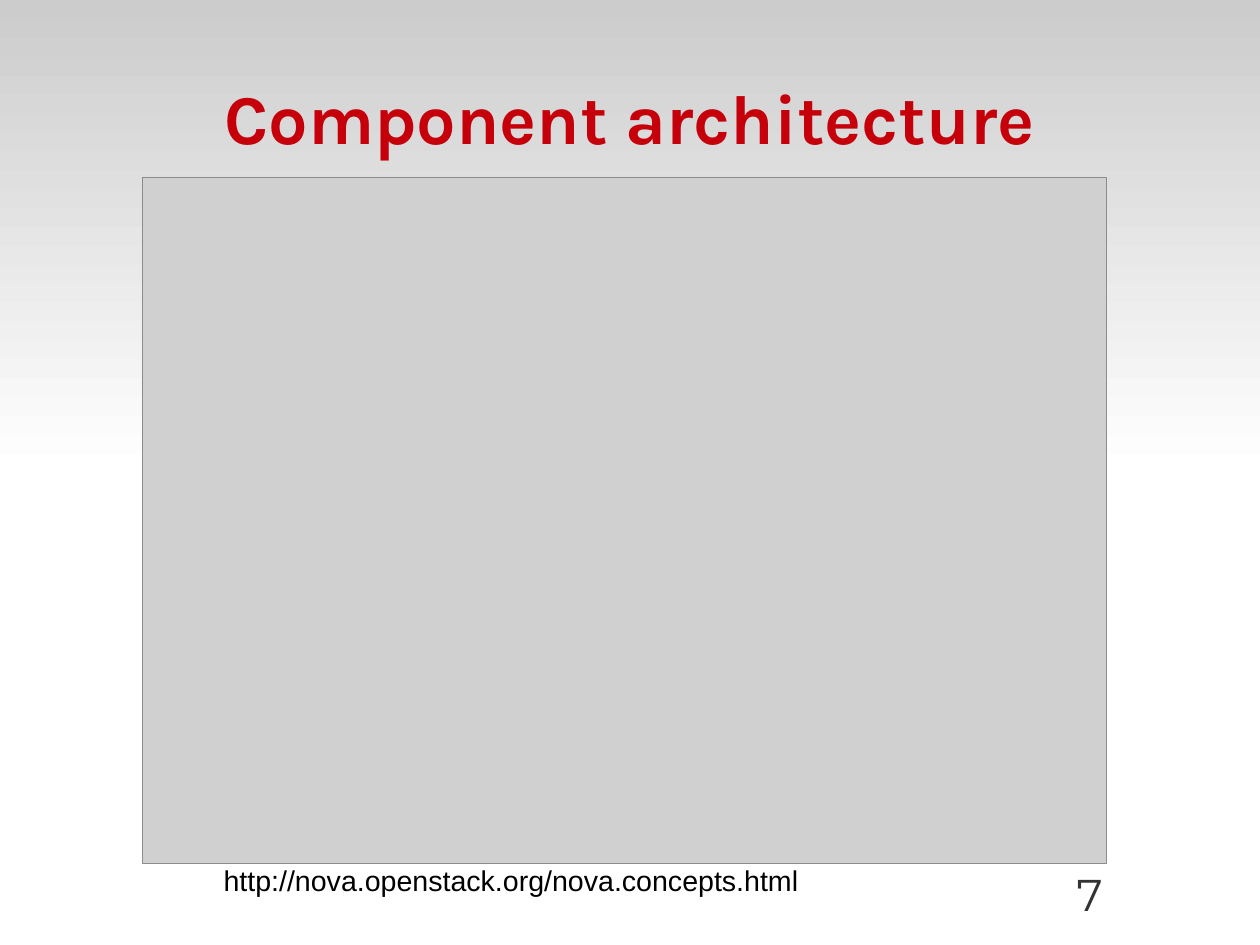
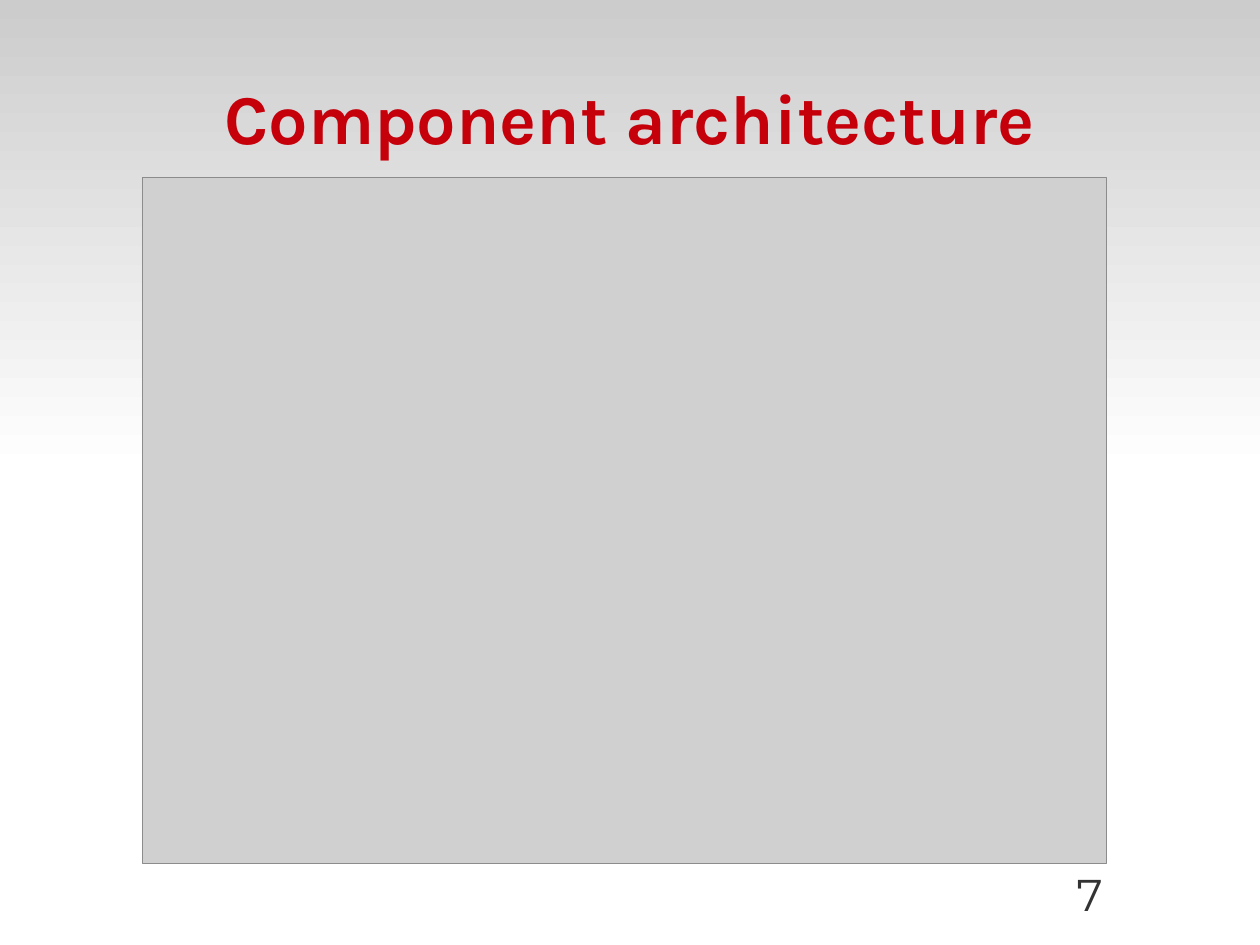
Before and after one commit to zyluo/talk-COSUG-2012, a slide deck: slide 7 of COSUG-2012.odp. Drawn at 1260x945 pixels with LibreOffice and Linux fonts; fonts in the diff are those of the drawing; grey boxes stand for pictures; background and template pictures are left out. Boxes give left, top, right and bottom in pixels: in the first picture for what was removed or moved away, otherwise in the second. Text is boxed around its words. In the diff, an @@ line names an element or a change of style, - is before the commit and + after.

```diff
--- a/COSUG-2012.odp
+++ b/COSUG-2012.odp
@@ text removed at (x1=224, y1=870, x2=799, y2=897) @@
-http://nova.openstack.org/nova.concepts.html
```
Also in this commit, not shown: 5 other slides changed, 3 slides added, 2 slides removed, 1 other file.
